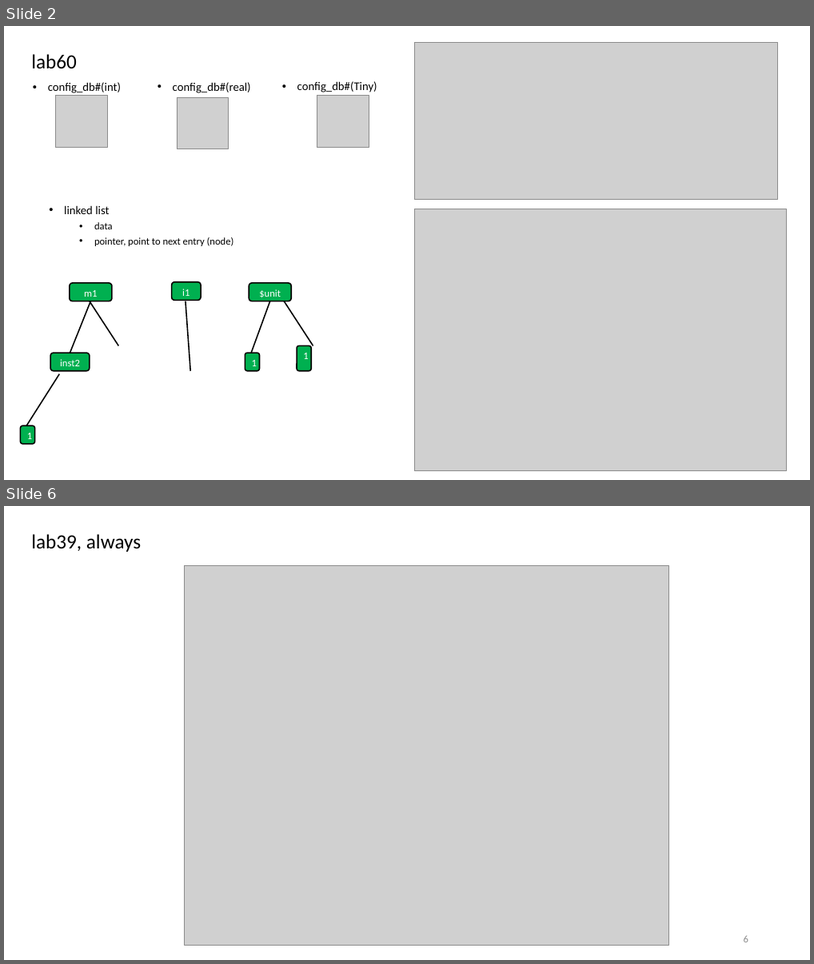
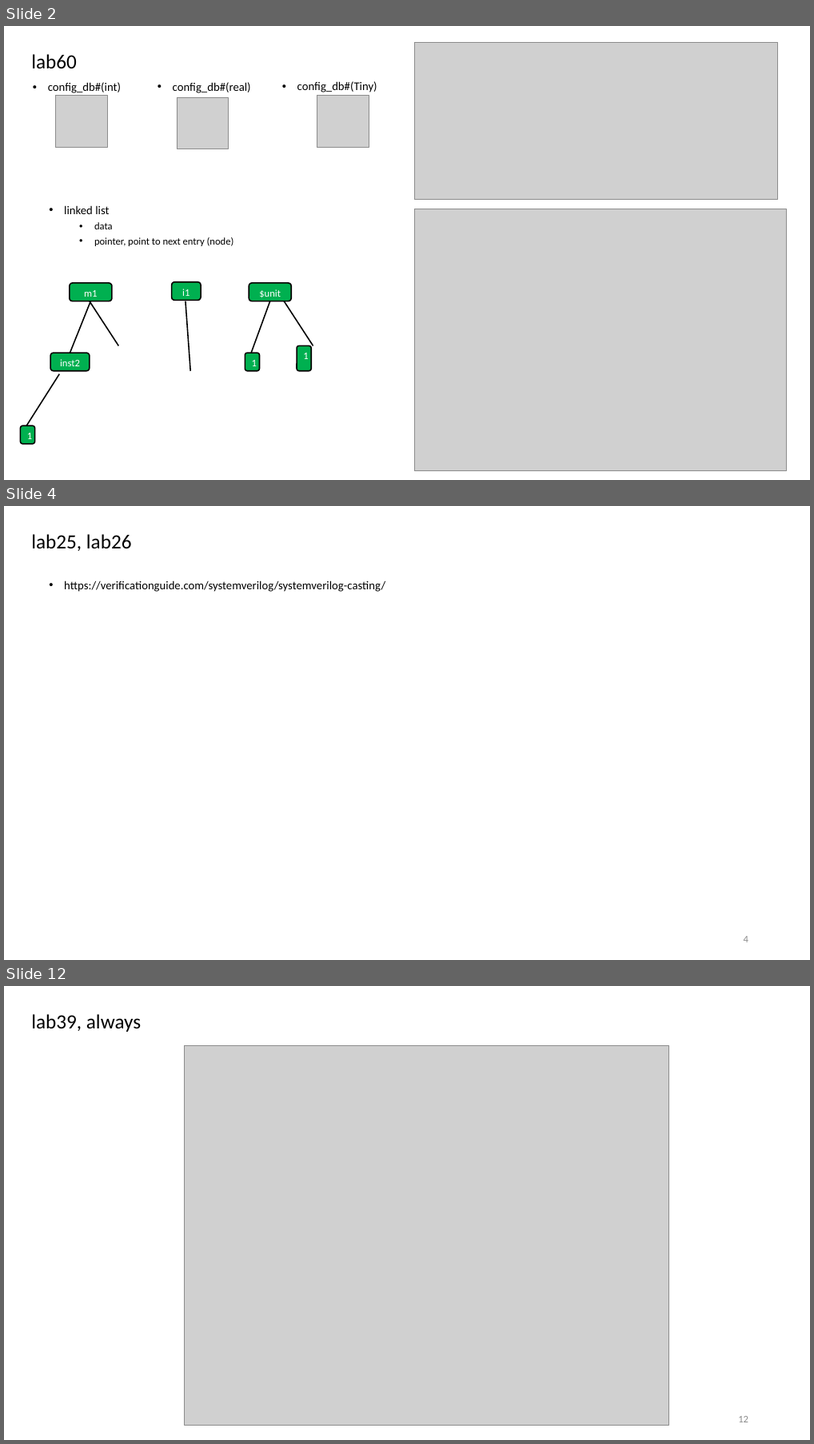
Before and after one commit to r06942072/study_sv, a slide deck: note.pptx. Shown one above the other, each under a label of ours: slides 2 and 6 before the commit, slides 2, 4 and 12 after it; the slides between them are not shown. The pictures are 814x964 and 814x1444 pixels, drawn with LibreOffice and Linux fonts; fonts in the diff are those of the drawing; grey boxes stand for pictures. Boxes give left, top, right and bottom in pixels: in the first picture for what was removed or moved away, otherwise in the second. Text is boxed around its words. In the diff, an @@ line names an element or a change of style, - is before the commit and + after.

```diff
--- a/note.pptx
+++ b/note.pptx
@@ slide 4 added at (4, 506, 810, 960), background #FFFFFF @@
@@ title added at (31, 534, 132, 551), 24 pt, text #000000 @@
+lab25, lab26
@@ text added at (64, 580, 386, 592), 14 pt, text #000000 @@
+• https://verificationguide.com/systemverilog/systemverilog-casting/
@@ page number added at (744, 936, 749, 942), 12 pt, text #8C8C8C @@
+4
@@ what was slide 6 is now slide 12 @@
@@ page number at (738, 1416, 749, 1422): text changed @@
-6
+12
```
Also in this commit, not shown: 1 slide changed, 7 other slides added, 2 slides removed, 5 other files.
